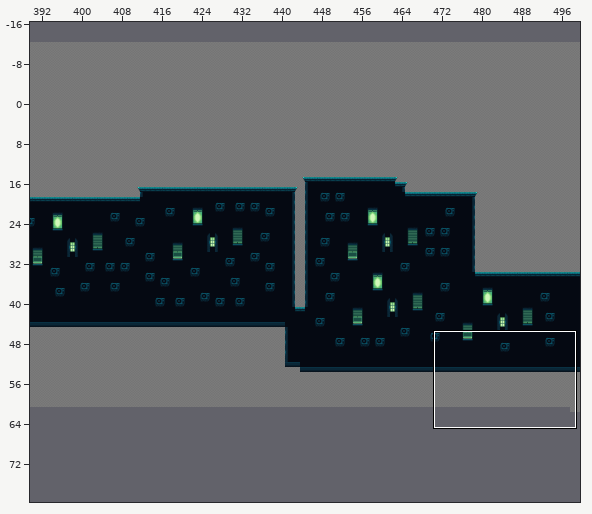
Tiled map -- NYMUS/Assets/TileMaps/Fase Musica/Mapa musica.tmx. Above: a wide view before the commit, with the close-up outlined.
Close-up. Before the edit:
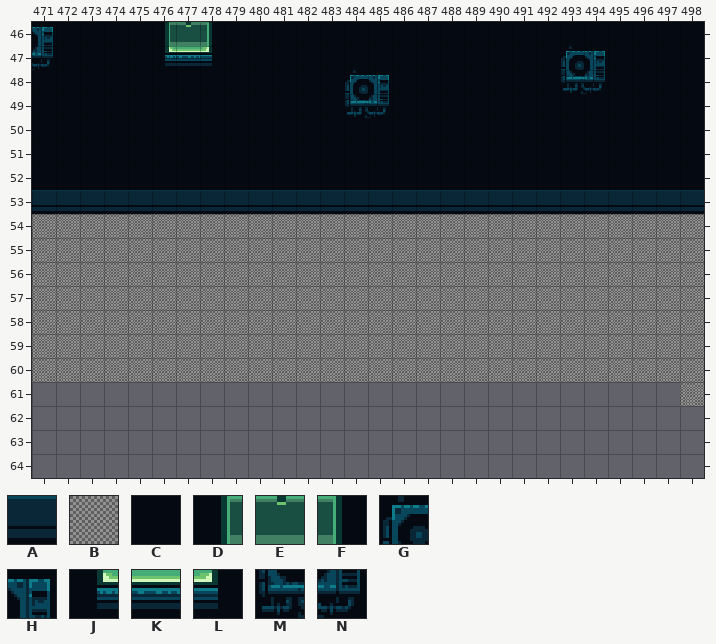
Cells are 16x16 px. Shown: x 471..498, y 46..64. The commit also changed other parts of the map, which this record leaves out.
Key: from "tileset Musica": A 45, B 93, C 100, D 206, E 207, F 208, G 227, H 228, J 230, K 231, L 232, M 251, N 252.
_ is an empty cell, # one hidden under a higher layer.
Layer "mapa" before, first column x 471:
46 ############################
47 ############################
48 ############################
49 ############################
50 ############################
51 ############################
52 ############################
53 ############################
54 BBBBBBBBBBBBBBBBBBBBBBBBBBBB
55 BBBBBBBBBBBBBBBBBBBBBBBBBBBB
56 BBBBBBBBBBBBBBBBBBBBBBBBBBBB
57 BBBBBBBBBBBBBBBBBBBBBBBBBBBB
58 BBBBBBBBBBBBBBBBBBBBBBBBBBBB
59 BBBBBBBBBBBBBBBBBBBBBBBBBBBB
60 BBBBBBBBBBBBBBBBBBBBBBBBBBBB
61 ___________________________B
62 ____________________________
63 ____________________________
64 ____________________________
Layer "Chao" before, first column x 471:
46 HCCCCDEFCCCCCCCCCCCCCCCCCCCC
47 NCCCCJKLCCCCCCCCCCCCCCGHCCCC
48 CCCCCCCCCCCCCGHCCCCCCCMNCCCC
49 CCCCCCCCCCCCCMNCCCCCCCCCCCCC
50 CCCCCCCCCCCCCCCCCCCCCCCCCCCC
51 CCCCCCCCCCCCCCCCCCCCCCCCCCCC
52 CCCCCCCCCCCCCCCCCCCCCCCCCCCC
53 AAAAAAAAAAAAAAAAAAAAAAAAAAAA
54 ____________________________
55 ____________________________
56 ____________________________
57 ____________________________
58 ____________________________
59 ____________________________
60 ____________________________
61 ____________________________
62 ____________________________
63 ____________________________
64 ____________________________
After the commit:
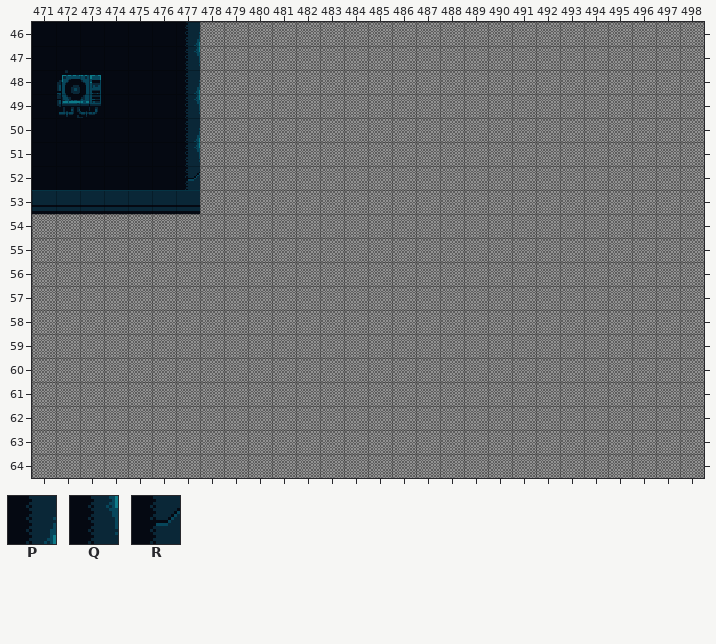
Further tiles: from "tileset Musica": P 51, Q 75, R 99.
What changed:
Layer "mapa":
y 46..53: x 478..498 ##################### -> BBBBBBBBBBBBBBBBBBBBB
y 61: x 471..497 ___________________________ -> BBBBBBBBBBBBBBBBBBBBBBBBBBB
y 62..64: x 471..498 ____________________________ -> BBBBBBBBBBBBBBBBBBBBBBBBBBBB
Layer "Chao":
y 46: x 471 H -> C; x 476..498 DEFCCCCCCCCCCCCCCCCCCCC -> CP_____________________
y 47: x 471 N -> C; x 476..498 JKLCCCCCCCCCCCCCCGHCCCC -> CQ_____________________
y 48: x 472..473 CC -> GH; x 477..498 CCCCCCCGHCCCCCCCMNCCCC -> P_____________________
y 49: x 472..473 CC -> MN; x 477..498 CCCCCCCMNCCCCCCCCCCCCC -> Q_____________________
y 50: x 477..498 CCCCCCCCCCCCCCCCCCCCCC -> P_____________________
y 51: x 477..498 CCCCCCCCCCCCCCCCCCCCCC -> Q_____________________
y 52: x 477..498 CCCCCCCCCCCCCCCCCCCCCC -> R_____________________
y 53: x 478..498 AAAAAAAAAAAAAAAAAAAAA -> _____________________
Pixel boxes of the changes (left, top, right, bottom) in both close-ups:
changed: (32, 27, 101, 118)
changed: (165, 22, 704, 214)
added: (32, 382, 704, 478)
